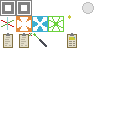
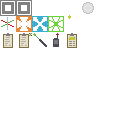
Layers edited between the first and the second 128px x 128px image:
painted on "Background" over 53, 33, 59, 47
